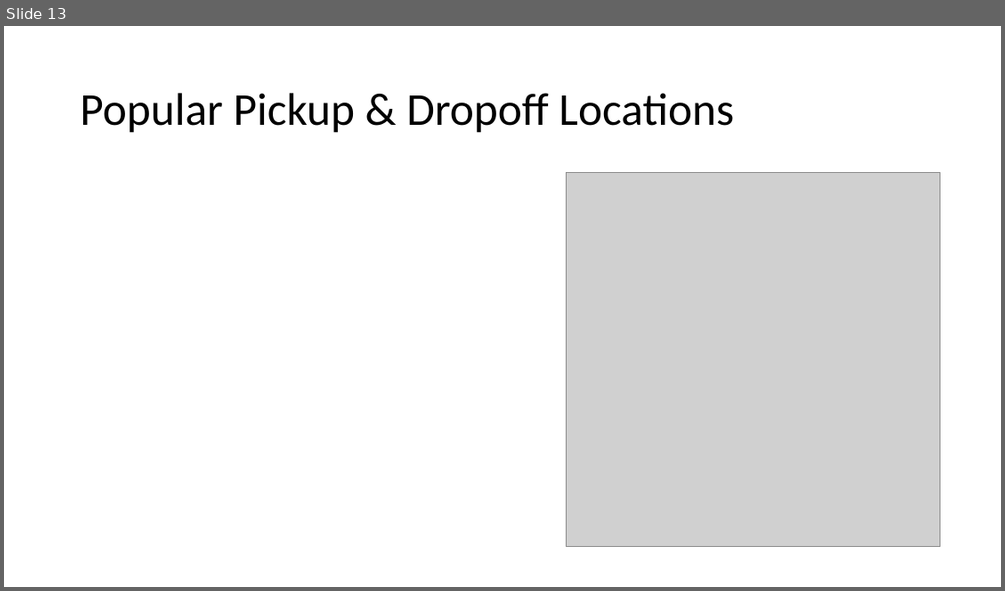
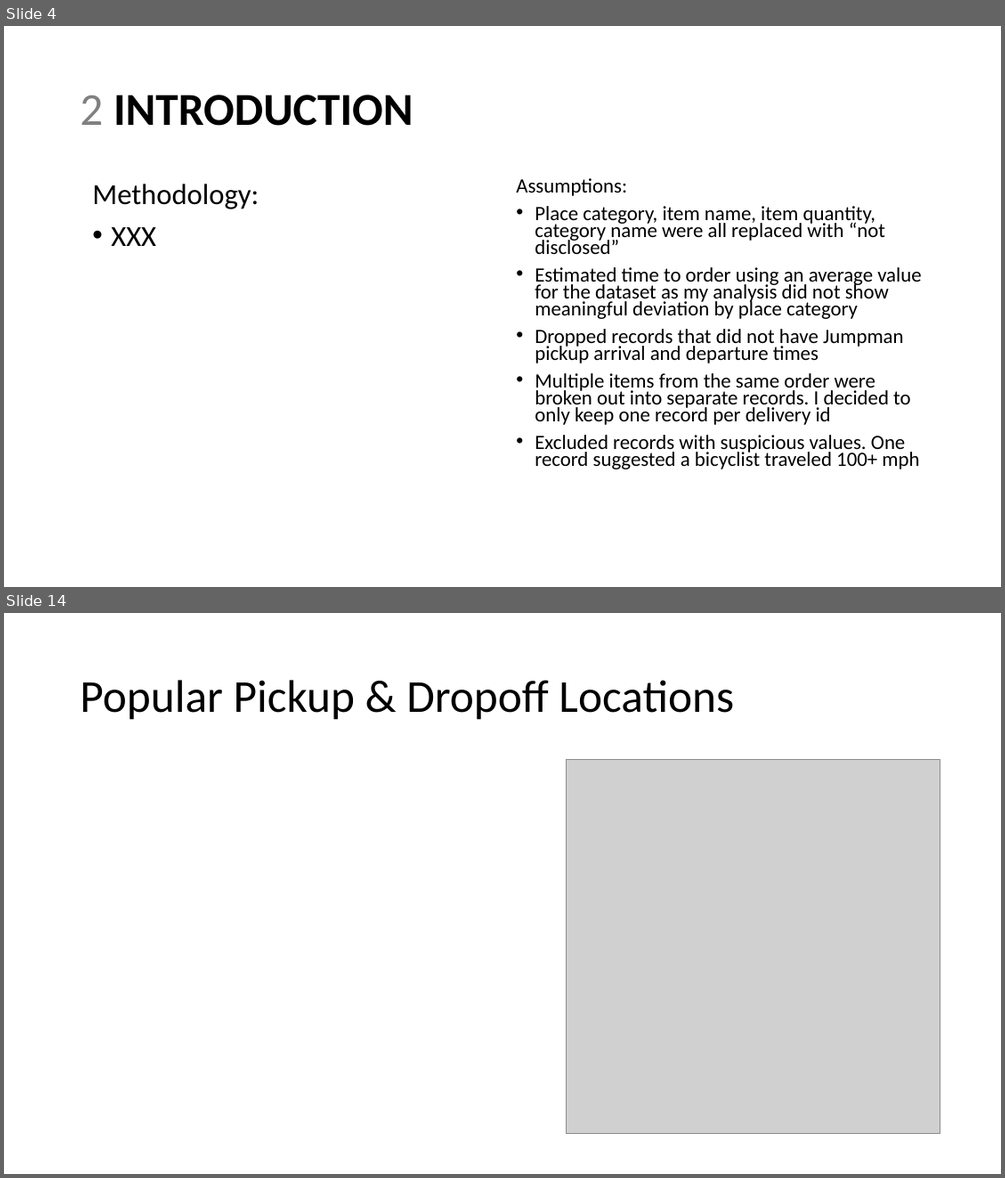
Before and after one commit to sstarkjr/PM_MarketAnalysis, a slide deck: Stephen_Stark_Analysis.pptx. Shown one above the other, each under a label of ours: slide 13 before the commit, slides 4 and 14 after it; the slides between them are not shown. The pictures are 1005x591 and 1005x1178 pixels, drawn with LibreOffice and Linux fonts; fonts in the diff are those of the drawing; grey boxes stand for pictures. Boxes give left, top, right and bottom in pixels: in the first picture for what was removed or moved away, otherwise in the second. Text is boxed around its words. In the diff, an @@ line names an element or a change of style, - is before the commit and + after.

```diff
--- a/Stephen_Stark_Analysis.pptx
+++ b/Stephen_Stark_Analysis.pptx
@@ slide 4 added at [4, 26, 1001, 587], background #FFFFFF @@
@@ title added at [80, 95, 413, 126], 44 pt, text #000000, bold @@
+2 INTRODUCTION
@@ text added at [92, 184, 259, 246], 28 pt, text #000000 @@
+Methodology:
+• XXX
@@ text added at [516, 178, 921, 469], 19.6 pt, text #000000 @@
+Assumptions:
+• Place category, item name, item quantity, category name were all replaced with “not disclosed”
+• Estimated time to order using an average value for the dataset as my analysis did not show meaningful deviation by place category
+• Dropped records that did not have Jumpman pickup arrival and departure times
+• Multiple items from the same order were broken out into separate records. I decided to only keep one record per delivery id
+• Excluded records with suspicious values. One record suggested a bicyclist traveled 100+ mph
@@ what was slide 13 is now slide 14 @@
```
Also in this commit, not shown: 13 slides changed, 2 other slides added, 3 slides removed, 8 other files.
